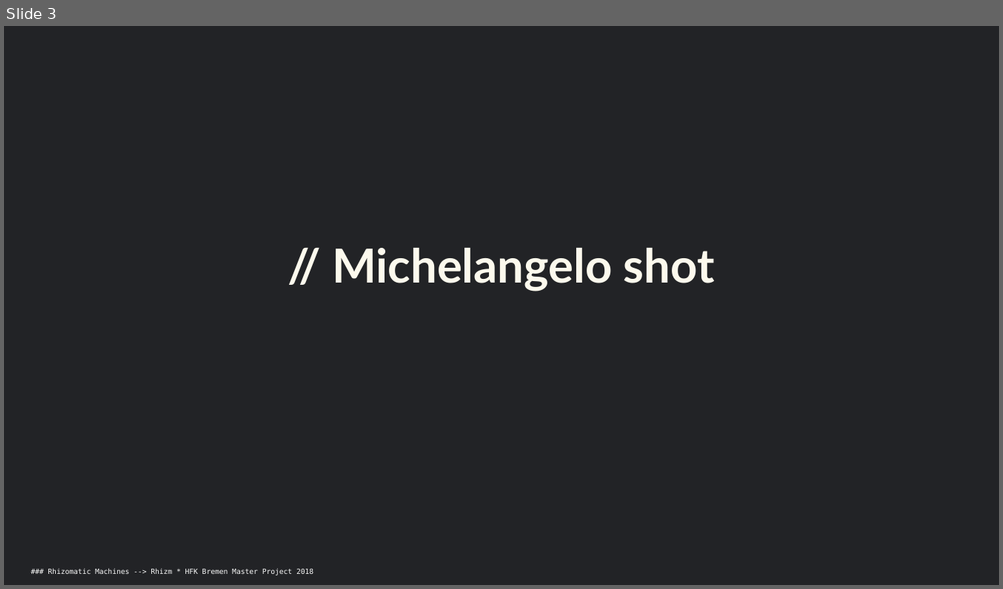
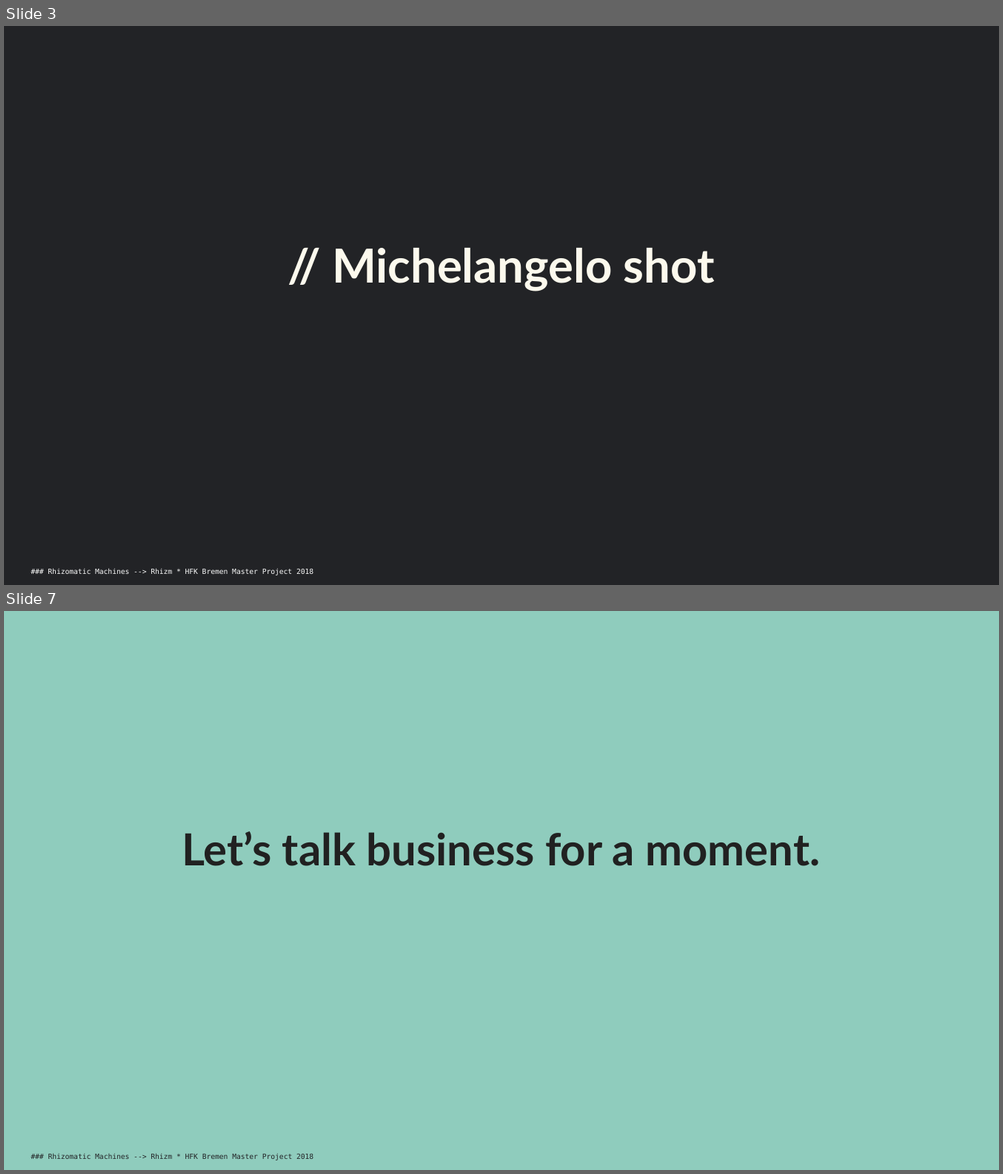
Before and after one commit to maxwolfs/rhizomatic-sublime, a slide deck: Presentation/01-rhizm-180420.pptx. Shown one above the other, each under a label of ours: slide 3 before the commit, slides 3 and 7 after it; the slides between them are not shown. The pictures are 1003x589 and 1003x1174 pixels, drawn with LibreOffice and Linux fonts; fonts in the diff are those of the drawing. Boxes give left, top, right and bottom in pixels: in the first picture for what was removed or moved away, otherwise in the second. Text is boxed around its words. In the diff, an @@ line names an element or a change of style, - is before the commit and + after.

```diff
--- a/Presentation/01-rhizm-180420.pptx
+++ b/Presentation/01-rhizm-180420.pptx
@@ slide 7 added at (4,611,999,1170), background #FAFAFA @@
@@ rectangle added at (4,611,999,1170), fill #8FCCBD @@
@@ text added at (182,832,820,866), 32 pt, text #212121, bold @@
+Let’s talk business for a moment.
@@ text added at (48,1154,313,1161), 9 pt, text #222326 @@
+### Rhizomatic Machines --> Rhizm * HFK Bremen Master Project 2018
```
Also in this commit, not shown: 1 slide changed, 8 other slides added, 3 slides removed, 7 other files.
